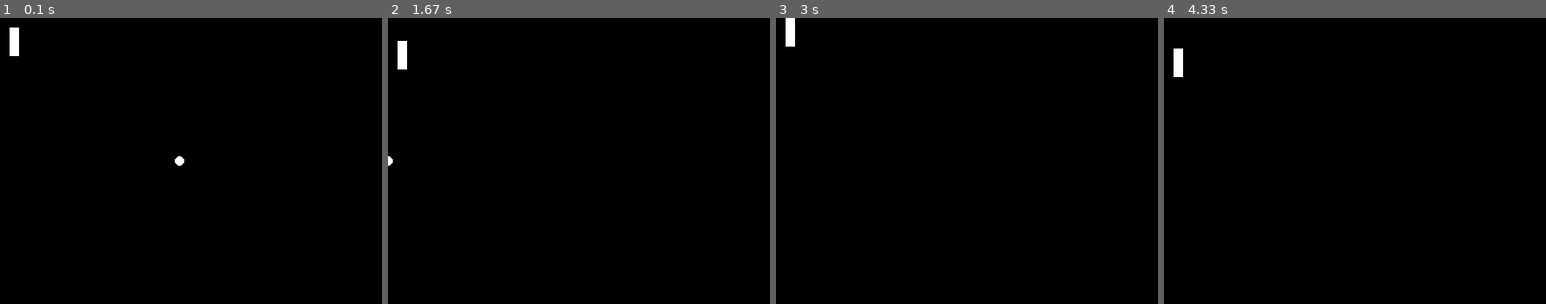
Above: before the commit, frames 1-4 (left to right).
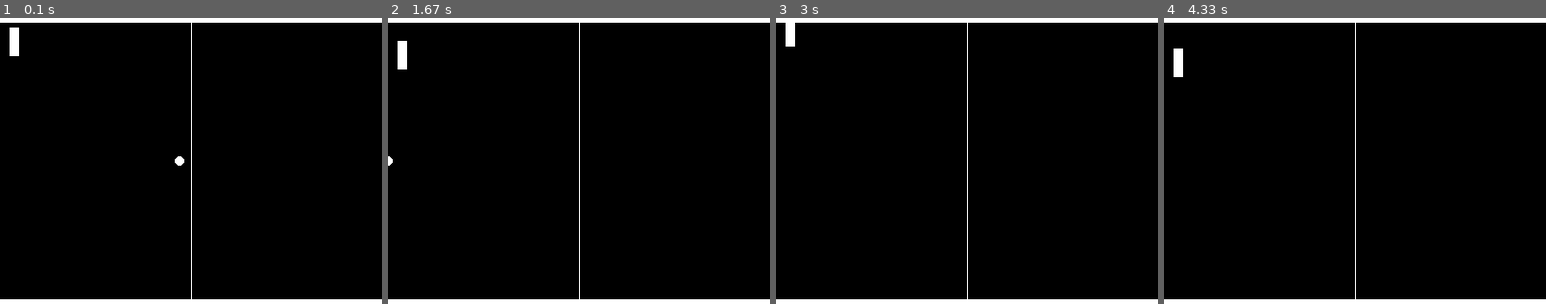
Above: after the commit, the same moments.

Repository: rushxpush/retro-clones-pygame
Game: pygame game, started from 01-pong-clone/main.py
The game is run twice, just before and just after one commit, with the same random seed, the same clock (stepped at 60 frames per second) and the same inputs.
Inputs:
- Up to frame 1 (0.1 s): no input
- Up to frame 2 (1.67 s): hold Up 0.33-0.8 s; hold Down 0.83-1.13 s; hold Up 1.17-1.53 s; hold Down from 1.57 s (still down)
- Up to frame 3 (3 s): release Down at 1.93 s; hold Up 1.97-2.27 s; hold Down 2.3-2.6 s; hold Up from 2.63 s (still down)
- Up to frame 4 (4.33 s): release Up at 3 s; hold Down 3.03-3.4 s; hold Up 3.43-3.73 s; hold Down 3.77-4.07 s; hold Up from 4.1 s (still down)

The runs differ from the first frame. In frame 1, 3.6% of the frame differs, in the area x 0-100%, y 0-100%; in frame 2, 3.6%; in frame 3, 3.5%; in frame 4, 3.6%.

Commit message:
feat: add field rendering on screen

Diff:
--- /dev/null
+++ b/01-pong-clone/config/field_config.py
@@ -0,0 +1,8 @@
+class InitFieldConfig:
+  def __init__(self, game_handler, game_config):
+    self.game_handler = game_handler
+    self.game_config = game_config
+    self.width = game_config.screen_width
+    self.height = game_config.screen_height
+    self.thickness = 5
+    self.color = (255, 255, 255)
--- a/01-pong-clone/main.py
+++ b/01-pong-clone/main.py
@@ -5,9 +5,11 @@
 from config.game_config import InitGameConfig
 from config.paddle_config import InitPaddleConfig
 from config.ball_config import InitBallConfig
+from config.field_config import InitFieldConfig
 
 from objects.paddle import Paddle
 from objects.ball import Ball
+from objects.field import Field
 
 # Initialization
 game_handler = GameVariables()
@@ -17,13 +19,16 @@
 # Objects config
 player_config = InitPaddleConfig(game_handler, game_config)
 ball_config = InitBallConfig(game_handler, game_config)
+field_config = InitFieldConfig(game_handler, game_config)
 
 player = Paddle(player_config)
 ball = Ball(ball_config)
+field = Field(field_config)
 
 game_objects = {
   'player': player,
   'ball': ball,
+  'field': field
 }
 
 # Runs game loop
--- a/01-pong-clone/objects/field.py
+++ b/01-pong-clone/objects/field.py
@@ -0,0 +1,36 @@
+import pygame
+from pygame.locals import *
+
+class Field:
+  def __init__(self, field_config):
+    self.game_config = field_config.game_config
+    self.width = field_config.width
+    self.height = field_config.height
+    self.thickness = field_config.thickness
+    self.color = field_config.color
+
+    self.top_wall_rect = Rect(0, 0, self.width, self.thickness)
+    self.bottom_wall_rect = Rect(0, self.height - self.thickness, self.width, self.thickness)
+
+  def render(self, surface):
+    self.draw_walls(surface)
+    self.draw_dividing_line(surface)
+
+  def draw_walls(self, surface):
+    # top wall
+    pygame.draw.rect(surface, self.color, self.top_wall_rect)
+
+    # bottom wall
+    pygame.draw.rect(surface, self.color, self.bottom_wall_rect)
+
+  def draw_dividing_line(self, surface):
+    pygame.draw.line(surface, self.color, (self.game_config.screen_width / 2, 0), (self.game_config.screen_width / 2, self.game_config.screen_height))
+
+  # def render(self, surface):
+  #   # top wall
+  #   self.draw_wall(surface, self.color, self.top_wall_rect)
+  #   self.draw_wall(surface, self.color, self.bottom_wall_rect)
+  #   # self.draw_dividing_line(self, surface)
+
+  # def draw_wall(surface, color, rect):
+  #   pygame.draw.rect(surface, color, rect)
--- a/01-pong-clone/objects/paddle.py
+++ b/01-pong-clone/objects/paddle.py
@@ -17,6 +17,9 @@
     self.rect = Rect(self.x, self.y, self.width, self.height)
 
     self.last_key_pressed = None
+
+  def render(self, surface):
+    pygame.draw.rect(surface, self.color, pygame.Rect(self.x, self.y, self.width, self.height))
 
   def render_collision_box(self, surface):
     pygame.draw.rect(surface, (0, 255, 0), self.rect)
@@ -38,6 +41,3 @@
       self.y = 0
     elif self.y + self.height > self.game_config.screen_height:
       self.y = self.game_config.screen_height - self.height
-
-  def render(self, surface):
-    pygame.draw.rect(surface, self.color, pygame.Rect(self.x, self.y, self.width, self.height))
--- a/01-pong-clone/render.py
+++ b/01-pong-clone/render.py
@@ -6,6 +6,7 @@
   gameHandler.clearScreen()
   game_objects['player'].render(gameHandler.surface)
   game_objects['ball'].render(gameHandler.surface)
+  game_objects['field'].render(gameHandler.surface)
 
   # DEBUG
   # ball.render_collision_box(gameHandler.surface)
